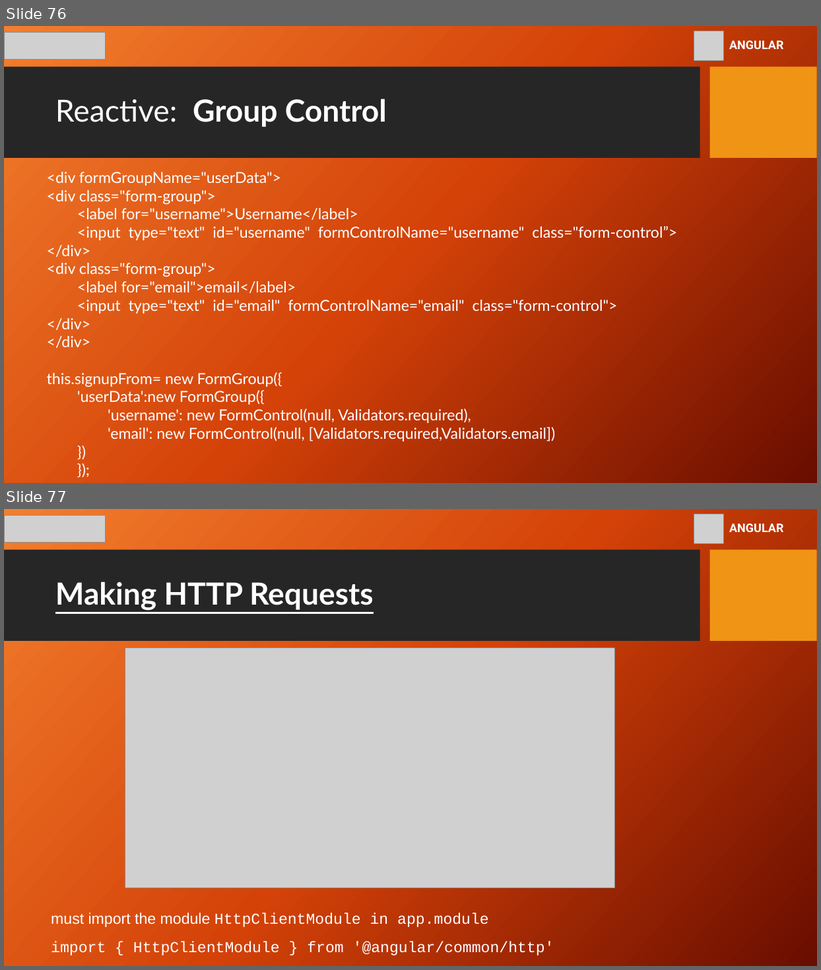
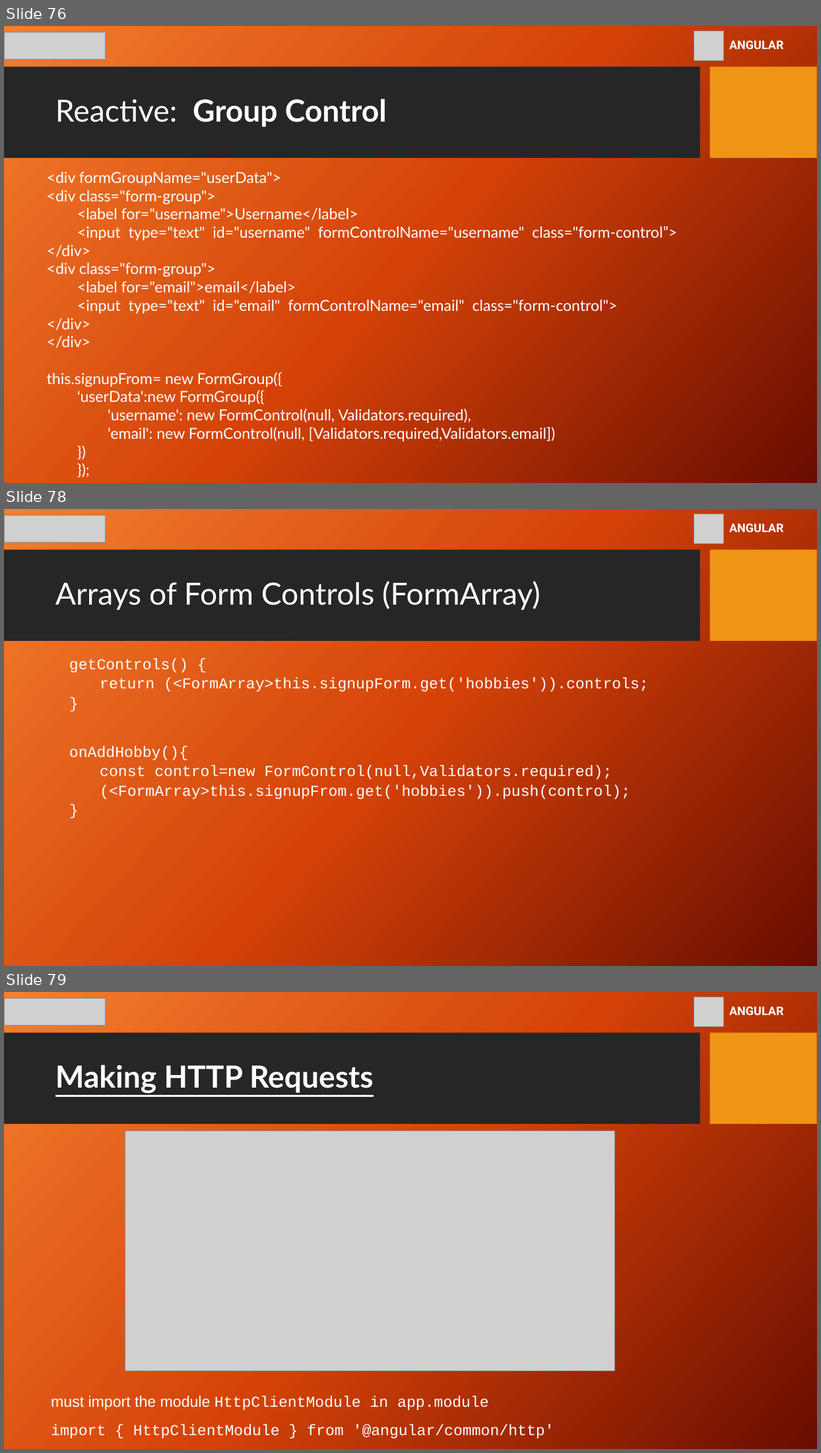
Before and after one commit to youma85/hps-ang, a slide deck: gp-hps-angular-8-yri.pptx. Shown one above the other, each under a label of ours: slides 76 and 77 before the commit, slides 76, 78 and 79 after it; the slides between them are not shown. The pictures are 821x970 and 821x1453 pixels, drawn with LibreOffice and Linux fonts; fonts in the diff are those of the drawing; grey boxes stand for pictures; background and template pictures are left out. Boxes give left, top, right and bottom in pixels: in the first picture for what was removed or moved away, otherwise in the second. Text is boxed around its words. In the diff, an @@ line names an element or a change of style, - is before the commit and + after.

```diff
--- a/gp-hps-angular-8-yri.pptx
+++ b/gp-hps-angular-8-yri.pptx
@@ slide 78 added at [4,509,817,966], background picture (left out); not listed: 2 template elements that a slide beside it also shows @@
@@ picture added at [4,515,105,543] @@
@@ picture added at [694,514,724,544] @@
@@ text added at [729,524,783,532], 14 pt, text #FFFFFF, bold @@
+ANGULAR
@@ title added at [55,581,540,610], 36 pt, text #FFFFFF @@
+Arrays of Form Controls (FormArray)
@@ text added at [69,658,649,692], 18 pt, text #FFFFFF @@
+getControls() {
+return (<FormArray>this.signupForm.get('hobbies')).controls;
+}
@@ text added at [69,746,630,801], 18 pt, text #FFFFFF @@
+onAddHobby(){
+const control=new FormControl(null,Validators.required);
+(<FormArray>this.signupFrom.get('hobbies')).push(control);
+}
@@ what was slide 77 is now slide 79 @@
```
Also in this commit, not shown: 1 slide changed, 1 other slide added.
